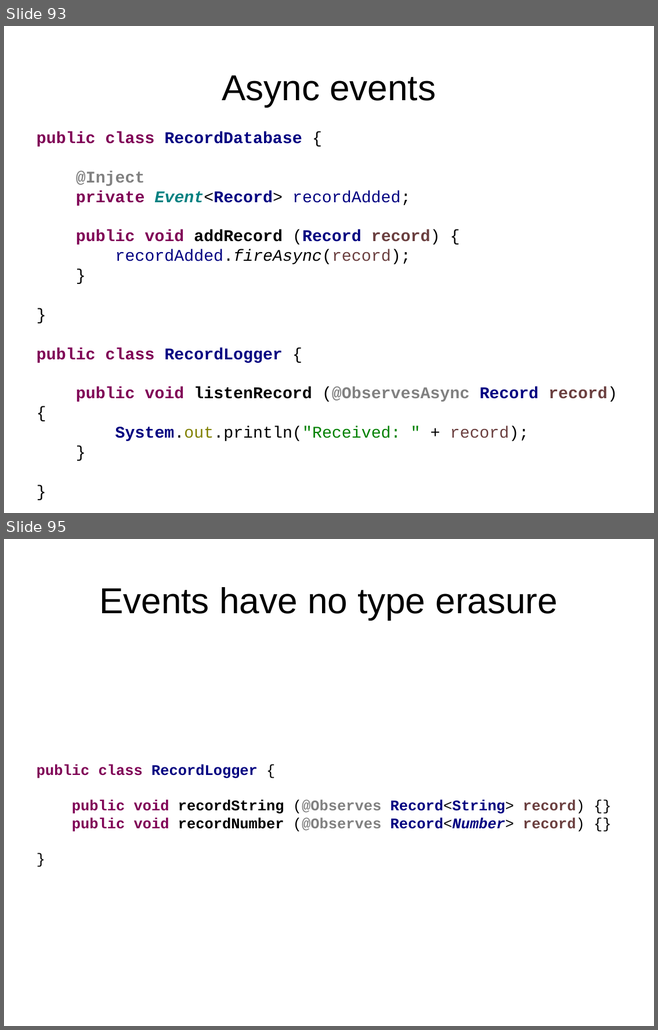
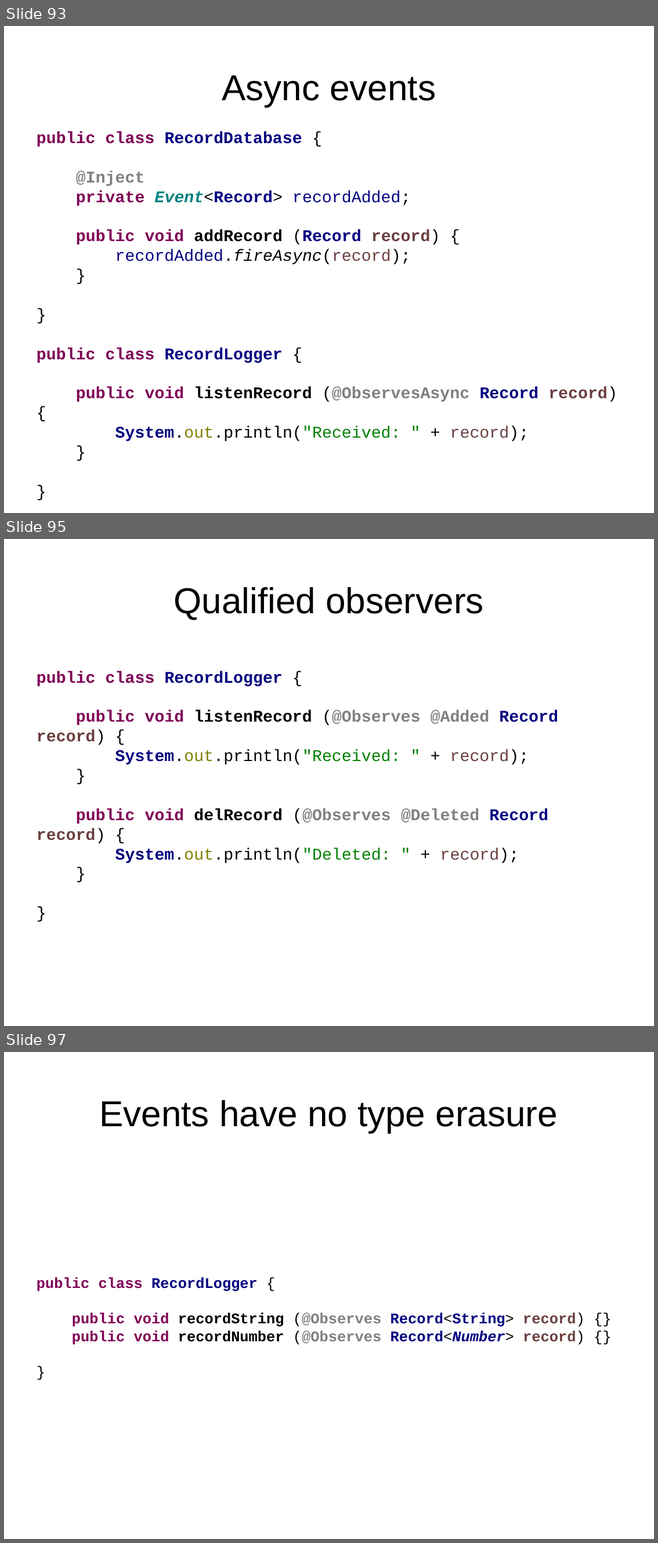
Before and after one commit to FrigoCoder/CDI, a slide deck: CDI.odp. Shown one above the other, each under a label of ours: slides 93 and 95 before the commit, slides 93, 95 and 97 after it; the slides between them are not shown. The pictures are 658x1030 and 658x1543 pixels, drawn with LibreOffice and Linux fonts; fonts in the diff are those of the drawing. Boxes give left, top, right and bottom in pixels: in the first picture for what was removed or moved away, otherwise in the second. Text is boxed around its words. In the diff, an @@ line names an element or a change of style, - is before the commit and + after.

```diff
--- a/CDI.odp
+++ b/CDI.odp
@@ slide 95 added at <box>4,539,654,1026</box>, background #FFFFFF @@
@@ title added at <box>173,587,484,620</box>, 44 pt, text #000000 @@
+Qualified observers
@@ text added at <box>36,671,558,863</box>, 20 pt, text #000000, bold @@
+public class RecordLogger {
+public void listenRecord (@Observes @Added Record record) {
+System.out.println("Received: " + record);
+}
+public void delRecord (@Observes @Deleted Record record) {
+System.out.println("Deleted: " + record);
+}
+}
@@ what was slide 95 is now slide 97 @@
```
Also in this commit, not shown: 1 slide changed, 1 other slide added.
